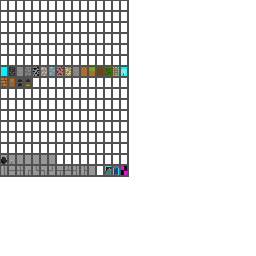
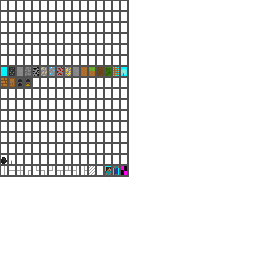
Layers edited between the first and the second 256x256 image:
painted on "term_font.png" over [1, 155, 95, 175]
